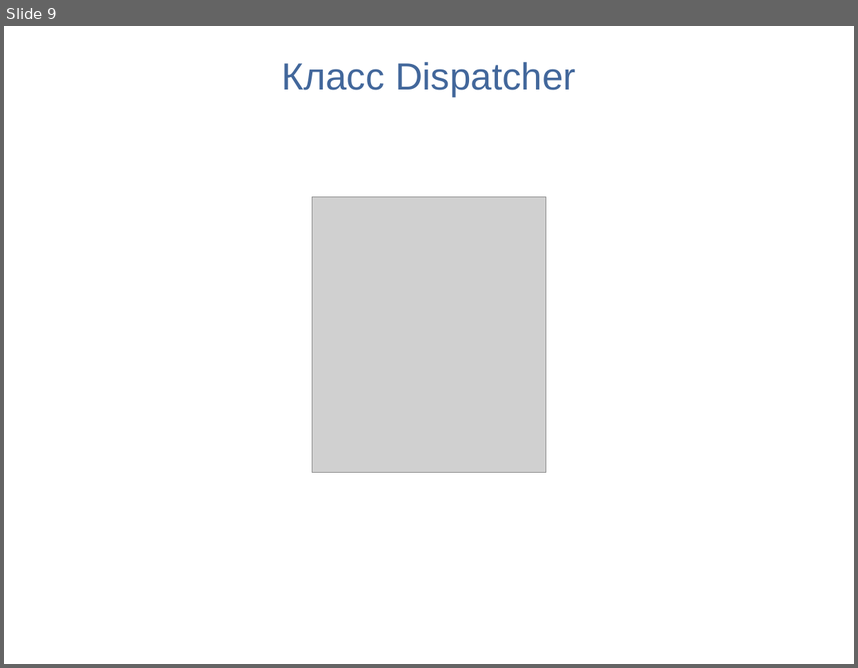
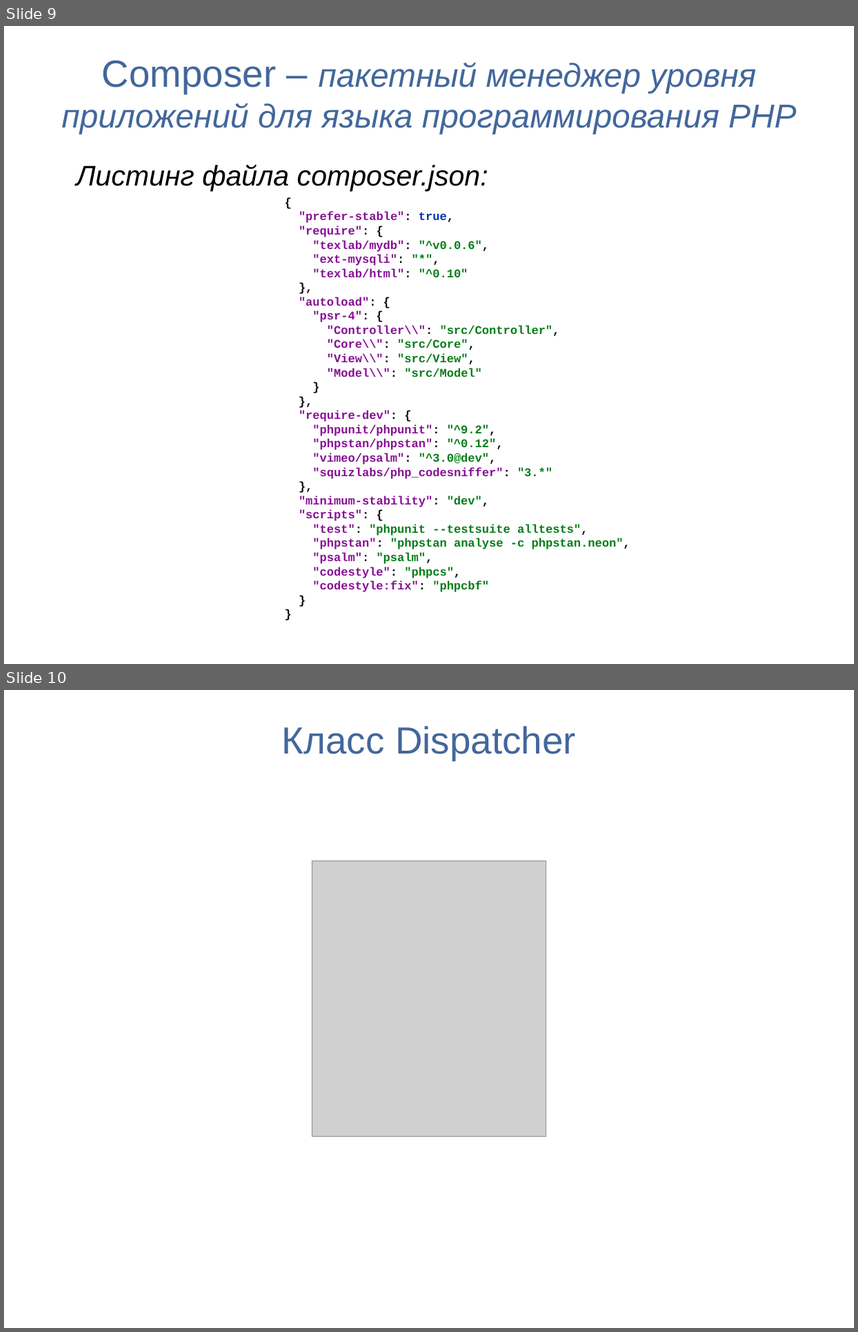
Before and after one commit to Dzmitry2020/workbook, a slide deck: docs/myPresentation3.odp. Shown one above the other, each under a label of ours: slide 9 before the commit, slides 9 and 10 after it. The pictures are 858x668 and 858x1332 pixels, drawn with LibreOffice and Linux fonts; fonts in the diff are those of the drawing; grey boxes stand for pictures. Boxes give left, top, right and bottom in pixels: in the first picture for what was removed or moved away, otherwise in the second. Text is boxed around its words. In the diff, an @@ line names an element or a change of style, - is before the commit and + after.

```diff
--- a/docs/myPresentation3.odp
+++ b/docs/myPresentation3.odp
@@ slide 9 added at <box>4,26,854,664</box>, background #FFFFFF @@
@@ text added at <box>62,60,796,134</box>, 28 pt, text #42679B, italic @@
+Composer – пакетный менеджер уровня приложений для языка программирования PHP
@@ text added at <box>76,164,488,192</box>, 24 pt, text #000000, italic @@
+Листинг файла composer.json:
@@ text added at <box>299,212,631,592</box>, 10 pt, text #871094, bold @@
+{
+"prefer-stable": true,
+"require": {
+"texlab/mydb": "^v0.0.6",
+"ext-mysqli": "*",
+"texlab/html": "^0.10"
+},
+"autoload": {
+"psr-4": {
+"Controller\\": "src/Controller",
+"Core\\": "src/Core",
+"View\\": "src/View",
+"Model\\": "src/Model"
+}
+},
+"require-dev": {
+"phpunit/phpunit": "^9.2",
+"phpstan/phpstan": "^0.12",
+"vimeo/psalm": "^3.0@dev",
+"squizlabs/php_codesniffer": "3.*"
+},
+"minimum-stability": "dev",
+"scripts": {
+"test": "phpunit --testsuite alltests",
+"phpstan": "phpstan analyse -c phpstan.neon",
+"psalm": "psalm",
+"codestyle": "phpcs",
+"codestyle:fix": "phpcbf"
+}
+}
@@ what was slide 9 is now slide 10 @@
```
Also in this commit, not shown: 2 slides changed, 20 other files.
